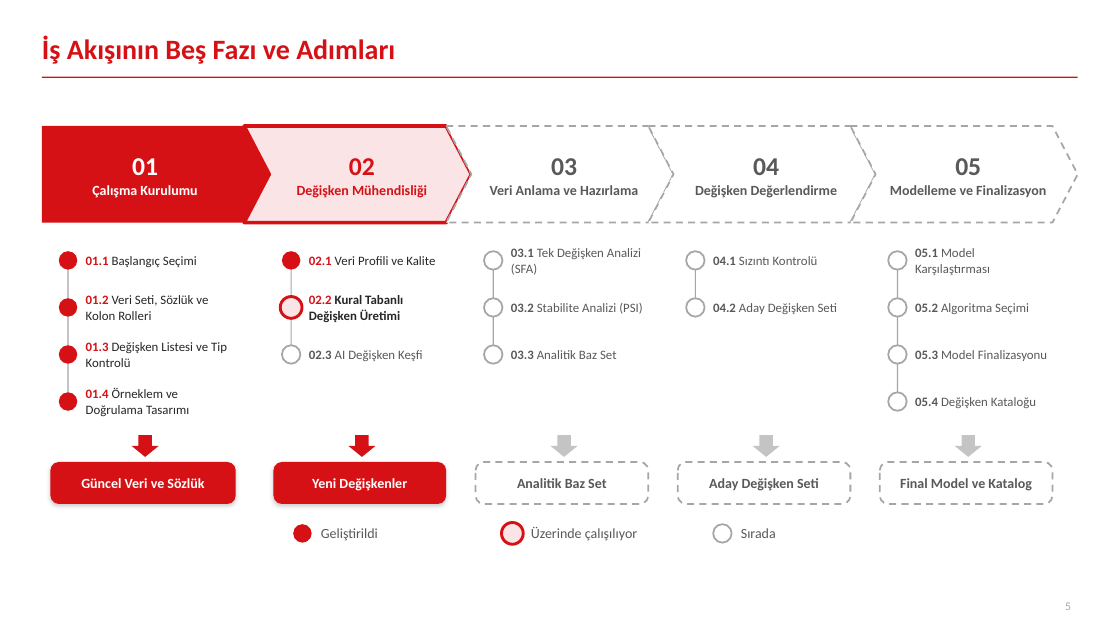
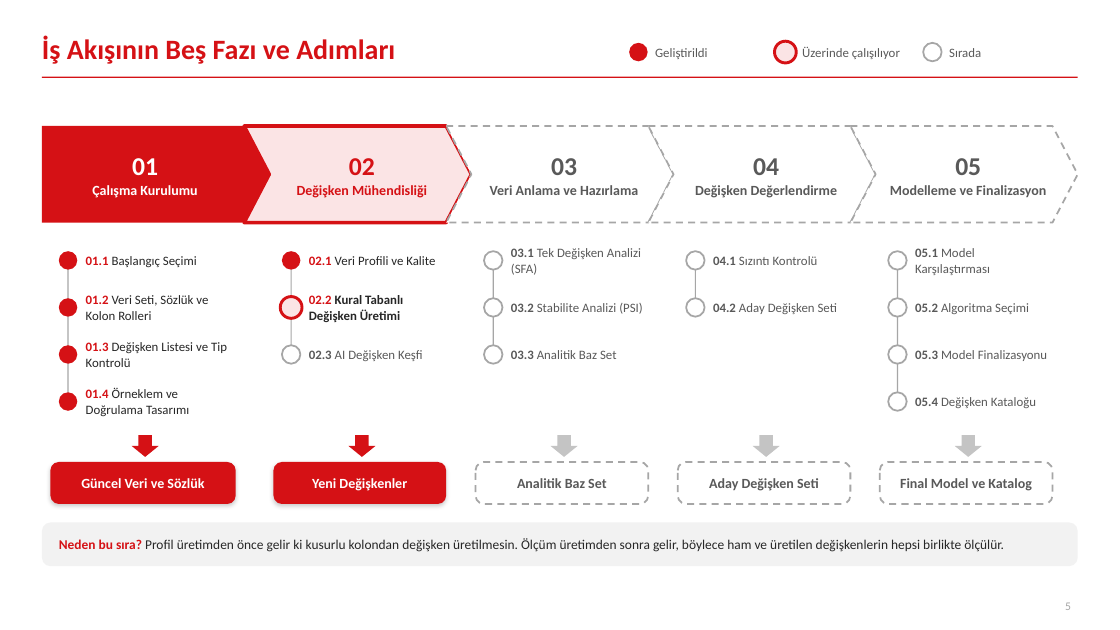
Before and after one commit to canmergen/amp, a slide deck: slide 5 of analitik_modelleme_platformu_GUNCEL/sunum/Platform_Sunum_Sade.pptx. Drawn at 1120x630 pixels with LibreOffice and Linux fonts; fonts in the diff are those of the drawing. Boxes give left, top, right and bottom in pixels: in the first picture for what was removed or moved away, otherwise in the second. Text is boxed around its words. In the diff, an @@ line names an element or a change of style, - is before the commit and + after.

```diff
--- a/analitik_modelleme_platformu_GUNCEL/sunum/Platform_Sunum_Sade.pptx
+++ b/analitik_modelleme_platformu_GUNCEL/sunum/Platform_Sunum_Sade.pptx
@@ ellipse: place and size @@
-ellipse at (293,524,312,543)
+ellipse at (629,43,648,61)
@@ text "Geliştirildi": place and size @@
-text "Geliştirildi" at (321,528,378,541)
+text "Geliştirildi" at (655,48,708,59)
@@ ellipse: place and size @@
-ellipse at (502,523,523,544)
+ellipse at (775,41,797,63)
@@ text "Üzerinde çalışılıyor": place and size @@
-text "Üzerinde çalışılıyor" at (531,527,637,541)
+text "Üzerinde çalışılıyor" at (802,47,900,59)
@@ ellipse: place and size @@
-ellipse at (713,524,732,543)
+ellipse at (923,43,942,61)
@@ size 12 to 11 pt in 3 elements at (655,48,708,59), (802,47,900,59), (949,48,981,57) @@
@@ text "Sırada": place and size @@
-text "Sırada" at (741,528,776,538)
+text "Sırada" at (949,48,981,57)
@@ rounded rectangle added at (42,523,1078,566), fill #F2F2F2 @@
@@ text added at (59,538,1004,552), 11.5 pt, text #262626 @@
+Neden bu sıra? Profil üretimden önce gelir ki kusurlu kolondan değişken üretilmesin. Ölçüm üretimden sonra gelir, böylece ham ve üretilen değişkenlerin hepsi birlikte ölçülür.
```
Also in this commit, not shown: 10 other slides changed, 1 other file.
